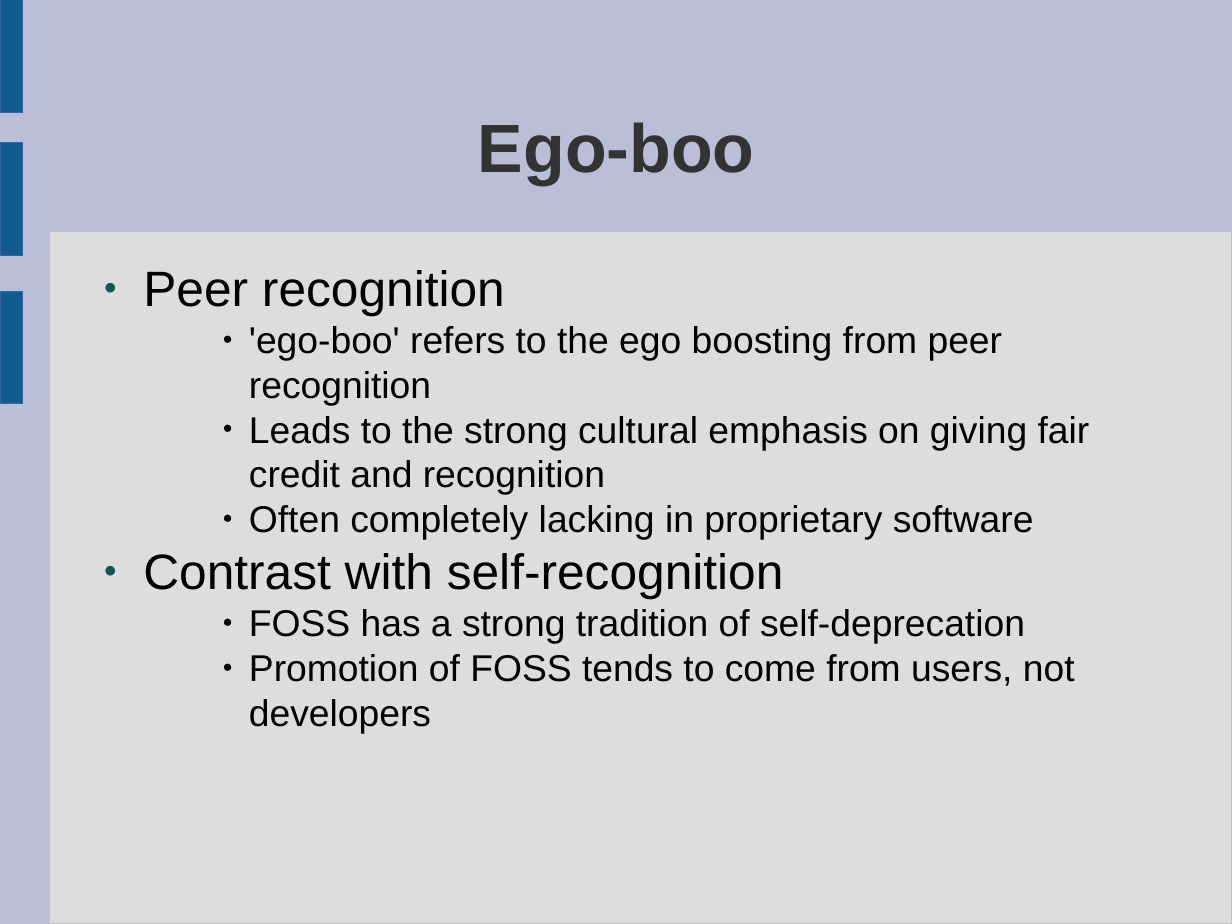
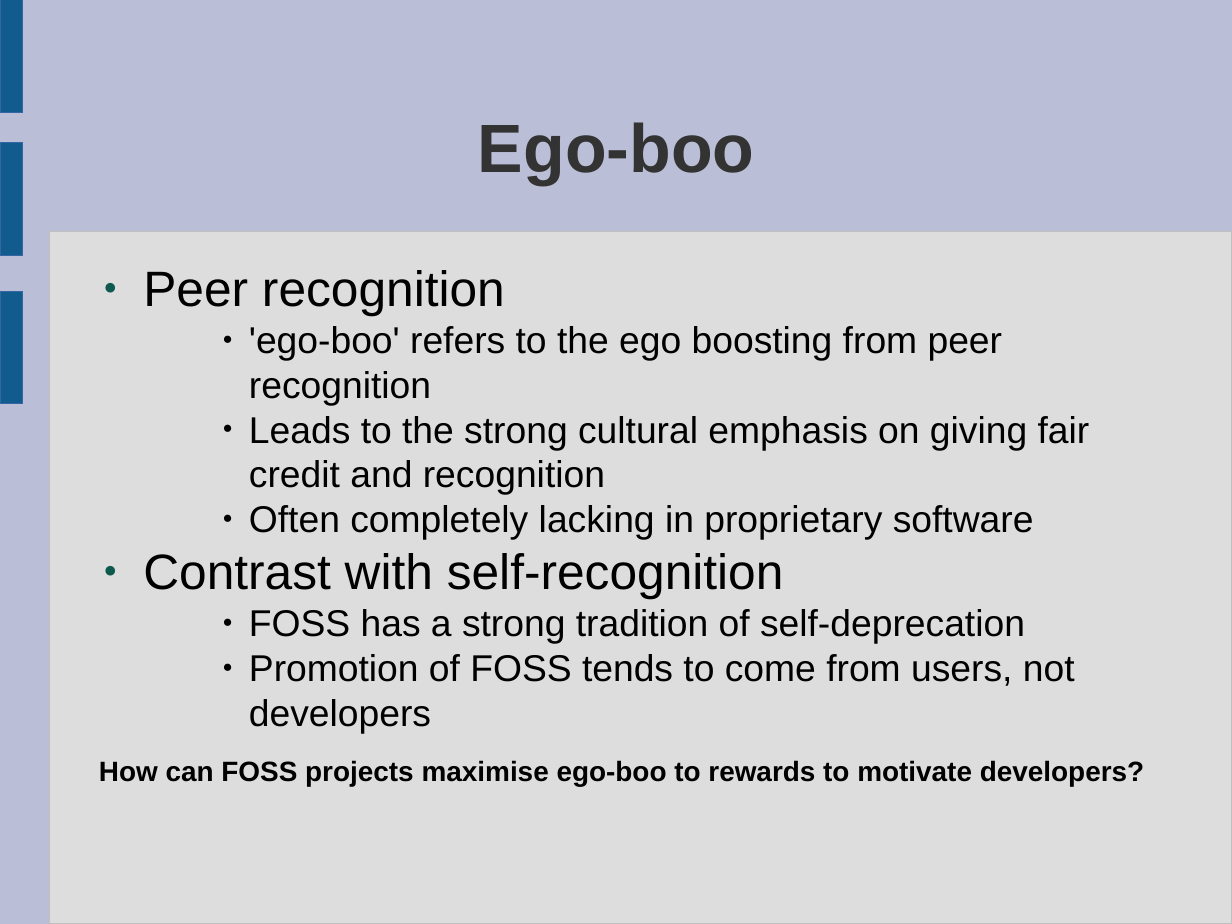
Before and after one commit to laurencesmart/comp8440, a slide deck: slide 5 of lectures/foss_motivation.odp. Drawn at 1232x924 pixels with LibreOffice and Linux fonts; fonts in the diff are those of the drawing. Boxes give left, top, right and bottom in pixels: in the first picture for what was removed or moved away, otherwise in the second. Text is boxed around its words. In the diff, an @@ line names an element or a change of style, - is before the commit and + after.

```diff
--- a/lectures/foss_motivation.odp
+++ b/lectures/foss_motivation.odp
@@ text added at [99, 760, 1144, 786], 18 pt, text #000000, bold @@
+How can FOSS projects maximise ego-boo to rewards to motivate developers?
```
Also in this commit, not shown: 2 other slides changed, 5 other files.
